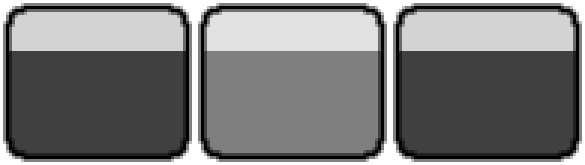
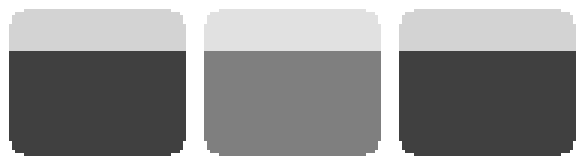
Revision of a layered 585 x 165 image; what changed, layer by layer:
hid "onmap_unit_counter.dds #2" over [393, 3, 582, 162]
hid "onmap_unit_counter.dds #1" over [198, 3, 387, 162]
hid "onmap_unit_counter.dds" over [3, 3, 192, 162]
